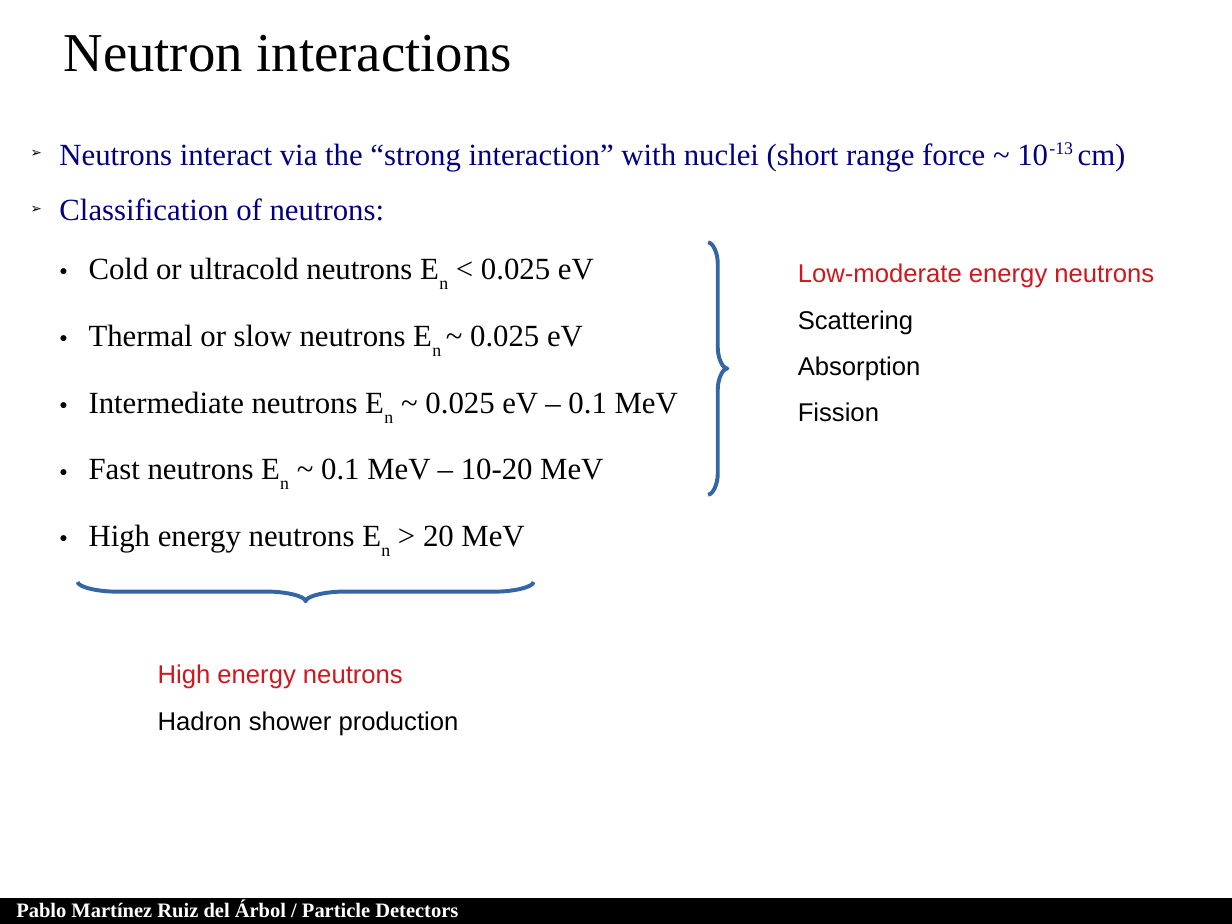
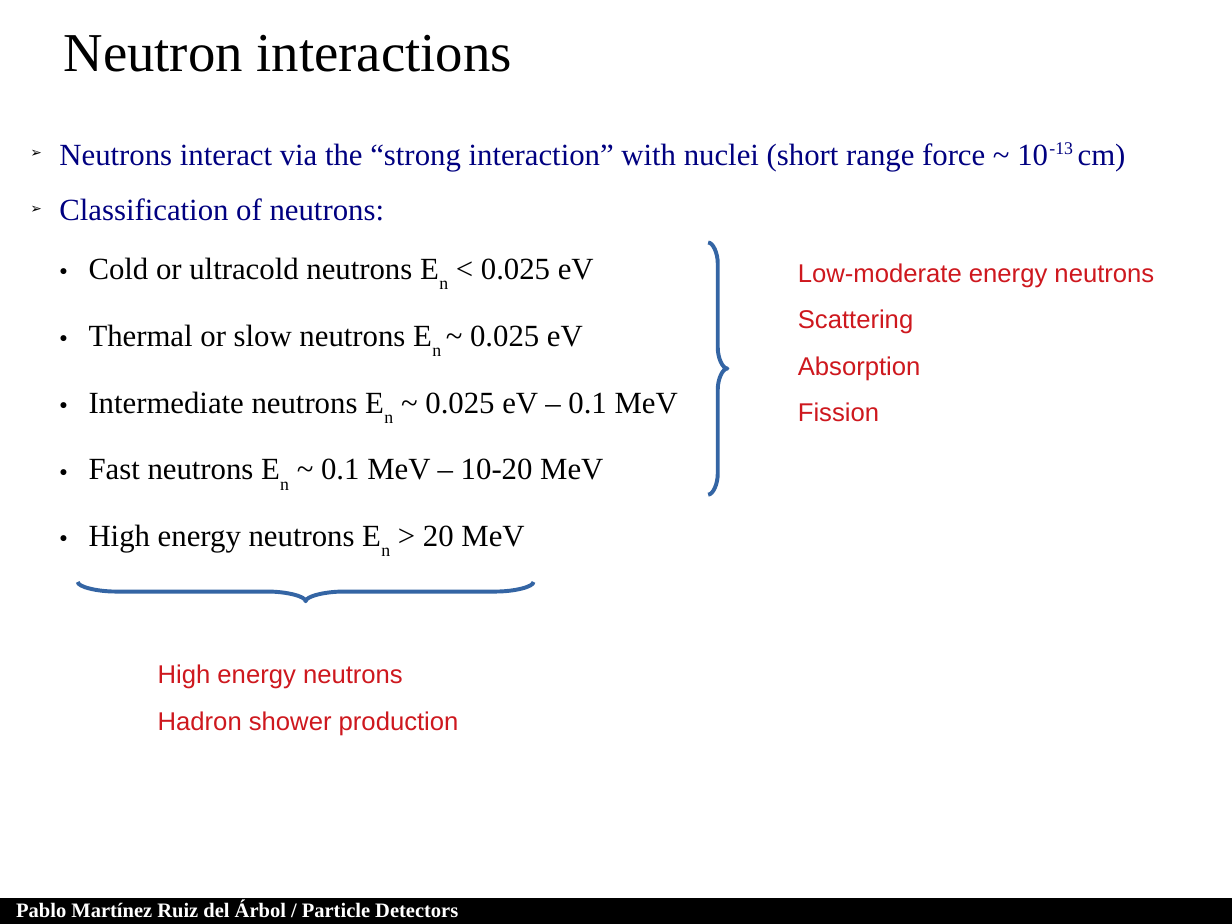
Before and after one commit to parbol/Plaza, a slide deck: slide 16 of FisicaDeParticulasElementales/Tema2.pptx. Drawn at 1232x924 pixels with LibreOffice and Linux fonts; fonts in the diff are those of the drawing. Boxes give left, top, right and bottom in pixels: in the first picture for what was removed or moved away, otherwise in the second. Text is boxed around its words. In the diff, an @@ line names an element or a change of style, - is before the commit and + after.

```diff
--- a/FisicaDeParticulasElementales/Tema2.pptx
+++ b/FisicaDeParticulasElementales/Tema2.pptx
@@ text at <box>798,309,921,422</box>: text colour #000000 to #CE181E in "Scattering", "Absorption", "Fission" @@
@@ text at <box>158,711,459,736</box>: text colour #000000 to #CE181E in "Hadron shower production" @@
```
Also in this commit, not shown: 4 other slides changed, 6 slides added.
